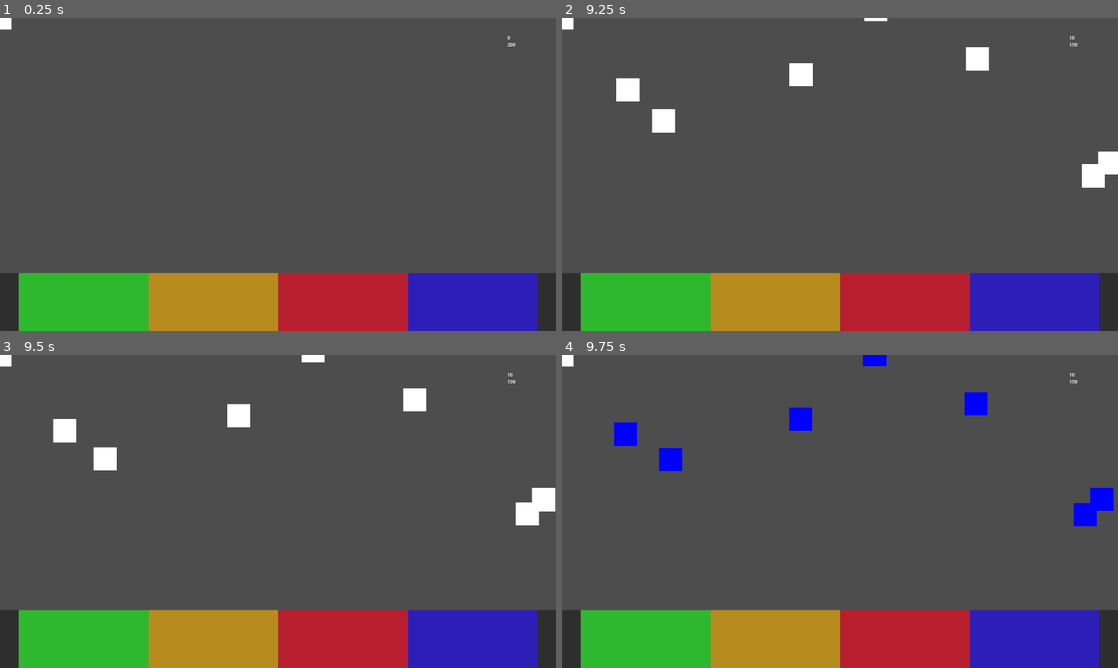
Above: before the commit, frames 1-4 (two rows, left to right).
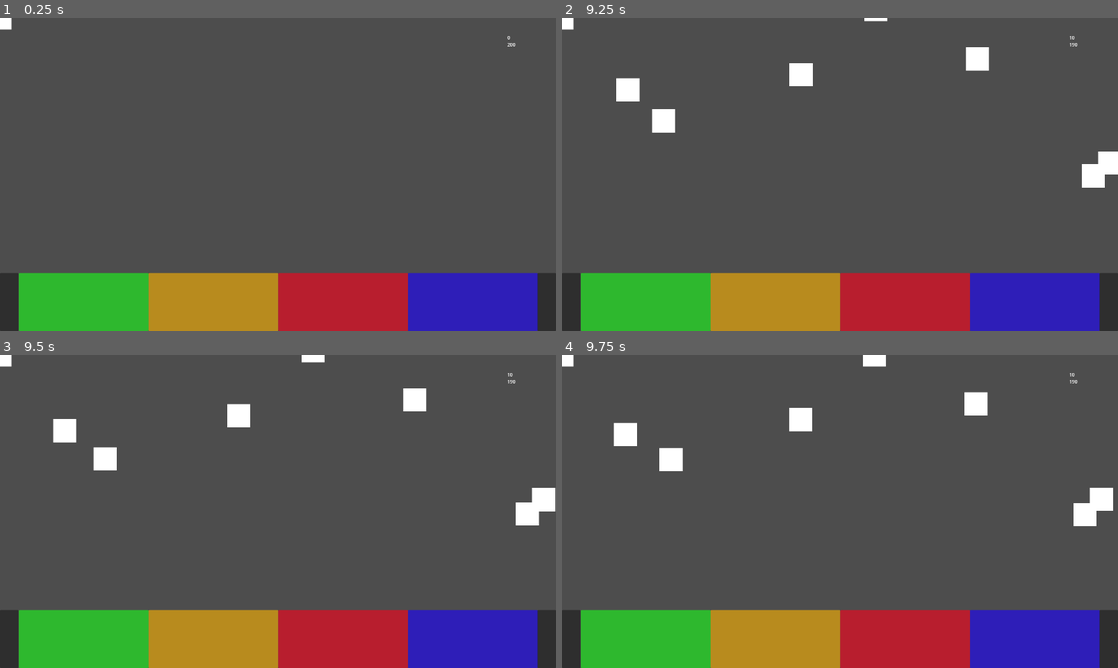
Above: after the commit, the same moments.

Repository: vitorjusto/Robot-Hospital-Rush
Game: Godot game, scene res://Scenes/Main.tscn
Two runs of this game, one before a commit and one after it. Both use one fixed random seed, a clock stepped at 60 frames per second and the inputs below.
Inputs:
- Up to frame 1 (0.25 s): no input
- Up to frame 2 (9.25 s): tap Enter at 0.5, 2.75 s; hold Right (Right) 0.53-2.03 s; tap Space (Shoot) at 0.6, 1.25, 1.35, 2.1, 2.85, 3.5, 3.6, 4.35, 5.1, 5.85, 6.6, 7.35, 8.1, 8.85 s; hold Left (Left) 2.03-2.78 s; hold Right (Right) 2.78-4.28 s; hold Left (Left) 4.28-5.03 s; hold Right (Right) 5.03-5.78 s; hold Left (Left) 5.78-7.28 s; hold Right (Right) from 7.28 s (still down)
- Up to frame 3 (9.5 s): keep holding Right (Right)
- Up to frame 4 (9.75 s): release Right (Right) at 9.53 s; hold Left (Left) from 9.53 s (still down); tap Space (Shoot) at 9.6 s

Frames 1-3 are identical in both runs. In frame 4, 2.1% of the frame differs, in the area x 9-100%, y 0-55%.

Commit message:
add exploding robot

Diff:
--- a/Scenes/Main.tscn
+++ b/Scenes/Main.tscn
@@ -1,10 +1,11 @@
-[gd_scene load_steps=16 format=3 uid="uid://c4tytguh4igeq"]
+[gd_scene load_steps=17 format=3 uid="uid://c4tytguh4igeq"]
 
 [ext_resource type="PackedScene" uid="uid://ciwkb2k38w8cb" path="res://Scenes/Player/Player.tscn" id="1_r150o"]
 [ext_resource type="PackedScene" uid="uid://bh2budpka75hd" path="res://Scenes/Manager/FixersManager.tscn" id="2_idj7w"]
 [ext_resource type="PackedScene" uid="uid://bk3yft8xok8y4" path="res://Scenes/Manager/RobotManager.tscn" id="3_kln2b"]
 [ext_resource type="Script" uid="uid://bq22mwjych3ky" path="res://Script/Manager/hud.gd" id="4_rgh2o"]
 [ext_resource type="PackedScene" uid="uid://csb3i8pceet1u" path="res://Scenes/powerUp/powerUp.tscn" id="5_pbw6q"]
+[ext_resource type="PackedScene" uid="uid://bgg7peqqvy83l" path="res://Scenes/Robot/BombRobot.tscn" id="6_v1gob"]
 
 [sub_resource type="StyleBoxFlat" id="StyleBoxFlat_idj7w"]
 content_margin_left = 0.0
@@ -271,3 +272,8 @@
 position = Vector2(-160, 840)
 leftAnchor = NodePath("../RobotManager/Node2D6")
 rightAnchor = NodePath("../RobotManager/Node2D12")
+
+[node name="BombRobot" parent="." node_paths=PackedStringArray("leftAnchor", "rightAnchor") instance=ExtResource("6_v1gob")]
+position = Vector2(-160, 264)
+leftAnchor = NodePath("../RobotManager/Node2D2")
+rightAnchor = NodePath("../RobotManager/Node2D8")
--- /dev/null
+++ b/Scenes/Robot/BombRobot.tscn
@@ -0,0 +1,29 @@
+[gd_scene load_steps=4 format=3 uid="uid://bgg7peqqvy83l"]
+
+[ext_resource type="Script" uid="uid://cfoojkmj0et3d" path="res://Script/Robot/bombRobot.gd" id="1_8x337"]
+
+[sub_resource type="RectangleShape2D" id="RectangleShape2D_fxsma"]
+size = Vector2(80, 80)
+
+[sub_resource type="CircleShape2D" id="CircleShape2D_8x337"]
+radius = 320.09998
+
+[node name="BombRobot" type="Area2D"]
+collision_layer = 0
+collision_mask = 2
+script = ExtResource("1_8x337")
+
+[node name="CollisionShape2D" type="CollisionShape2D" parent="."]
+shape = SubResource("RectangleShape2D_fxsma")
+debug_color = Color(1, 1, 0, 0.41960785)
+
+[node name="ExplodingArea" type="Area2D" parent="."]
+collision_layer = 0
+collision_mask = 4
+
+[node name="CollisionShape2D" type="CollisionShape2D" parent="ExplodingArea"]
+shape = SubResource("CircleShape2D_8x337")
+disabled = true
+
+[connection signal="area_entered" from="." to="." method="_on_area_entered"]
+[connection signal="body_entered" from="ExplodingArea" to="." method="onRobotDetected"]
--- /dev/null
+++ b/Script/Robot/bombRobot.gd
@@ -0,0 +1,67 @@
+extends Area2D
+
+enum ESTATE{ Idle, Running, Exploding}
+@onready var hud : Hud = get_tree().root.get_node("/root/Main/hud")
+@onready var manager : fixersManager = get_tree().root.get_node("/root/Main/FixersManager")
+@onready var robotManager : RobotManager = get_tree().root.get_node("/root/Main/RobotManager")
+
+var state : ESTATE = ESTATE.Idle
+var timer = 30
+var explodingTimer = 2
+var score = 0
+var startOnLeft = true
+var speed = 600
+@onready var col : CollisionShape2D = get_node("CollisionShape2D")
+@onready var exCol : CollisionShape2D = get_node("ExplodingArea/CollisionShape2D")
+
+@export var leftAnchor: Node2D
+@export var rightAnchor: Node2D
+
+func _process(delta: float) -> void:
+	if state == ESTATE.Idle:
+		timer -= delta
+		if timer <= 0:
+			set_running_state()
+	elif state == ESTATE.Exploding:
+		explodingTimer -= delta
+		if explodingTimer < 0:
+			set_idle_state()
+	else:
+		position.x += speed * delta / (2 if robotManager.frezeTimer > 0 else 1)
+		if position.x < leftAnchor.position.x or position.x > rightAnchor.position.x:
+			set_idle_state()
+
+
+func set_running_state():
+	col.set_deferred("disabled", false)
+	state = ESTATE.Running
+	if startOnLeft:
+		position = leftAnchor.position
+		speed = 600
+	else:
+		position = rightAnchor.position
+		speed = -600
+	exCol.set_deferred("disabled", true)
+
+func set_idle_state():
+	state = ESTATE.Idle
+	timer = 30
+	startOnLeft = not startOnLeft
+	col.set_deferred("disabled", true)
+	exCol.set_deferred("disabled", true)
+
+func set_exploding_state():
+	state = ESTATE.Exploding
+	exCol.set_deferred("disabled", false)
+	col.set_deferred("disabled", true)
+	explodingTimer = 2
+
+func _on_area_entered(area: Area2D) -> void:
+	set_exploding_state()
+
+
+func onRobotDetected(body: Node2D) -> void:
+	score += 100
+	hud.add_score(score * manager.streak)
+	var robot : Robot = body
+	robot.setActive(false)
--- a/Script/powerUp/powerUp.gd
+++ b/Script/powerUp/powerUp.gd
@@ -37,8 +37,8 @@
 		position = rightAnchor.position
 		speed = -400
 
-	#var rng = randi_range(0, 5)
-	var rng = 6
+	var rng = randi_range(0, 5)
+
 	if rng == 0:
 		Type = EPOWERUPTYPE.TimerUp
 	elif rng == 1:
Not shown, added: Script/Robot/bombRobot.gd.uid
